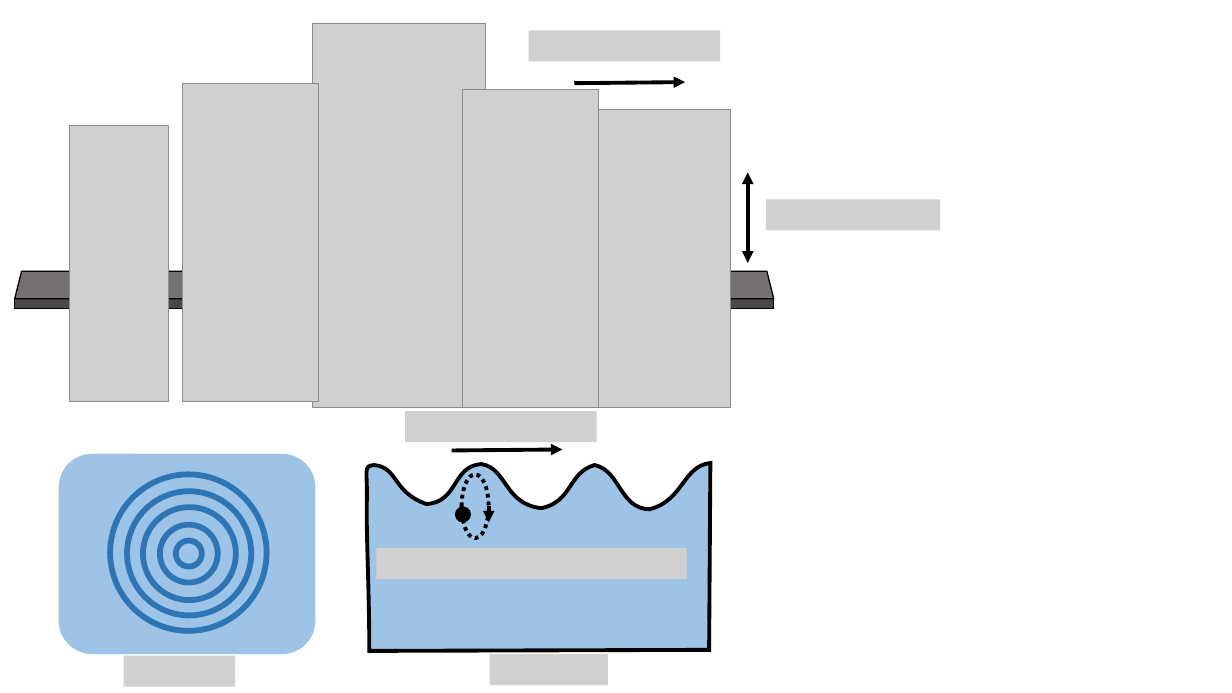
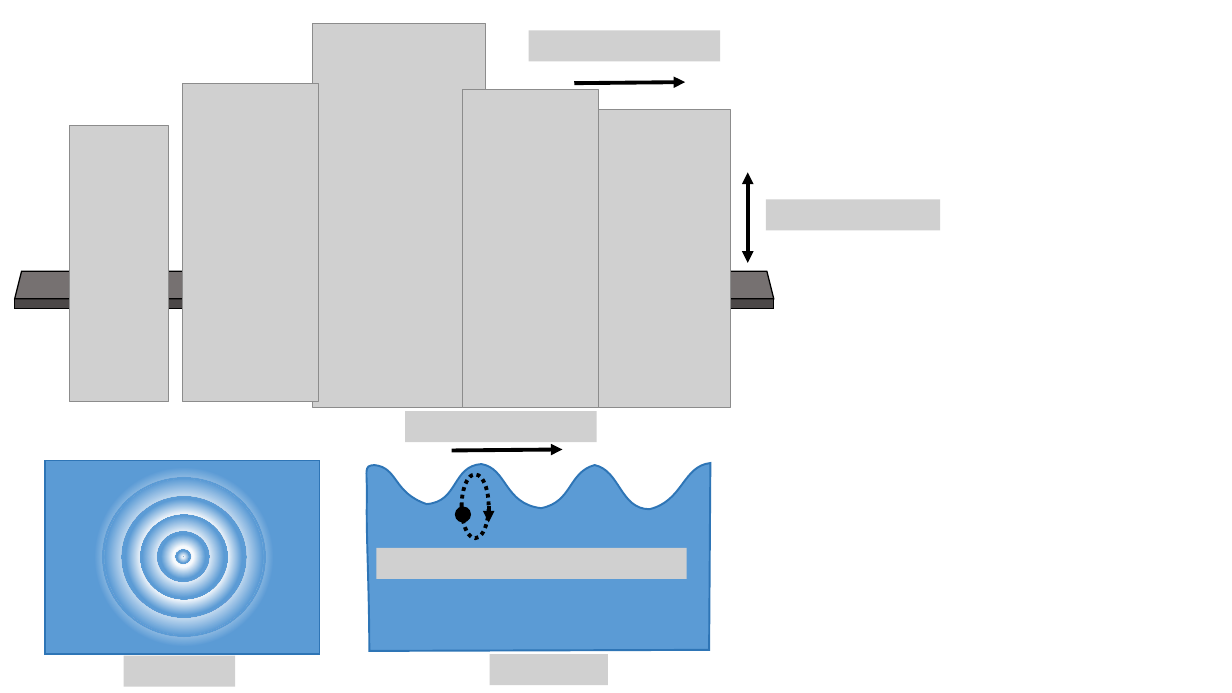
Before and after one commit to OSTP/PhysicsArtofModelling, a slide deck: slide 2 of tex/figures/Waves/Figures.pptx. Drawn at 1232x693 pixels with LibreOffice and Linux fonts; fonts in the diff are those of the drawing; grey boxes stand for pictures. Boxes give left, top, right and bottom in pixels: in the first picture for what was removed or moved away, otherwise in the second. Text is boxed around its words. In the diff, an @@ line names an element or a change of style, - is before the commit and + after.

```diff
--- a/tex/figures/Waves/Figures.pptx
+++ b/tex/figures/Waves/Figures.pptx
@@ group removed at [59,454,316,654]: 5 ellipses, 1 rounded rectangle @@
@@ freeform shape at [367,463,711,651]: fill #9DC3E6 to #5B9BD5; outline #000000 3 pt to #2E75B6 1.5 pt @@
@@ group added at [45,460,320,654]: 6 donuts, 1 rectangle @@
```
Also in this commit, not shown: 2 other slides changed, 1 slide added, 1 slide removed, 6 other files.
